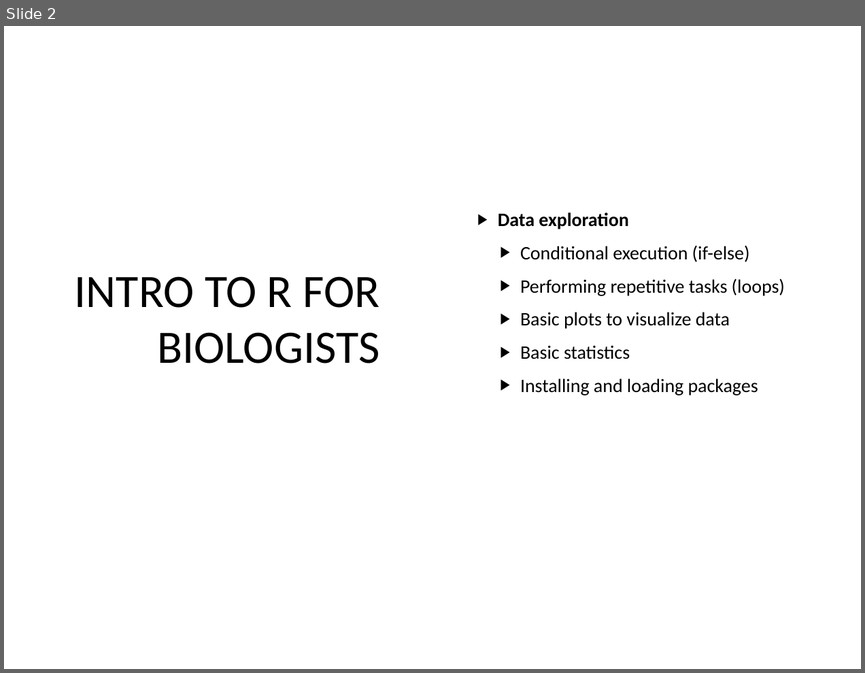
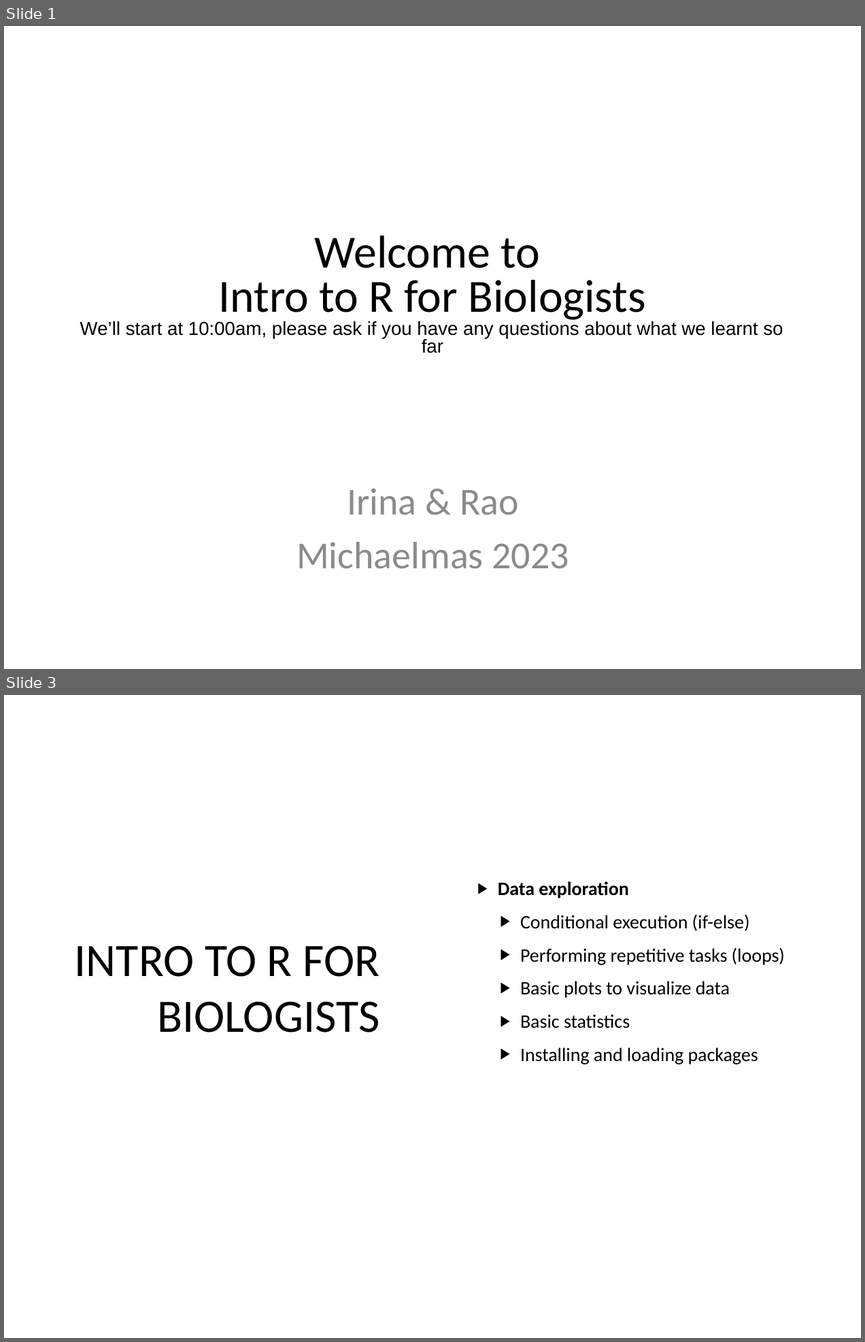
Before and after one commit to sraorao/MSD_R_course_MT2023, a slide deck: powerpoint/Session2.pptx. Shown one above the other, each under a label of ours: slide 2 before the commit, slides 1 and 3 after it; the slides between them are not shown. The pictures are 865x673 and 865x1342 pixels, drawn with LibreOffice and Linux fonts; fonts in the diff are those of the drawing. Boxes give left, top, right and bottom in pixels: in the first picture for what was removed or moved away, otherwise in the second. Text is boxed around its words. In the diff, an @@ line names an element or a change of style, - is before the commit and + after.

Commit message:
add welcome slide

```diff
--- a/powerpoint/Session2.pptx
+++ b/powerpoint/Session2.pptx
@@ slide 1 added at bbox=[4, 26, 861, 669], background #FFFFFF @@
@@ text added at bbox=[80, 235, 783, 353], 15.8 pt, text #000000 @@
+Welcome to
+Intro to R for Biologists
+We’ll start at 10:00am, please ask if you have any questions about what we learnt so far
@@ text added at bbox=[296, 488, 570, 569], 32 pt, text #8B8B8B @@
+Irina & Rao
+Michaelmas 2023
@@ what was slide 2 is now slide 3 @@
```
Also in this commit, not shown: 2 slides changed.
